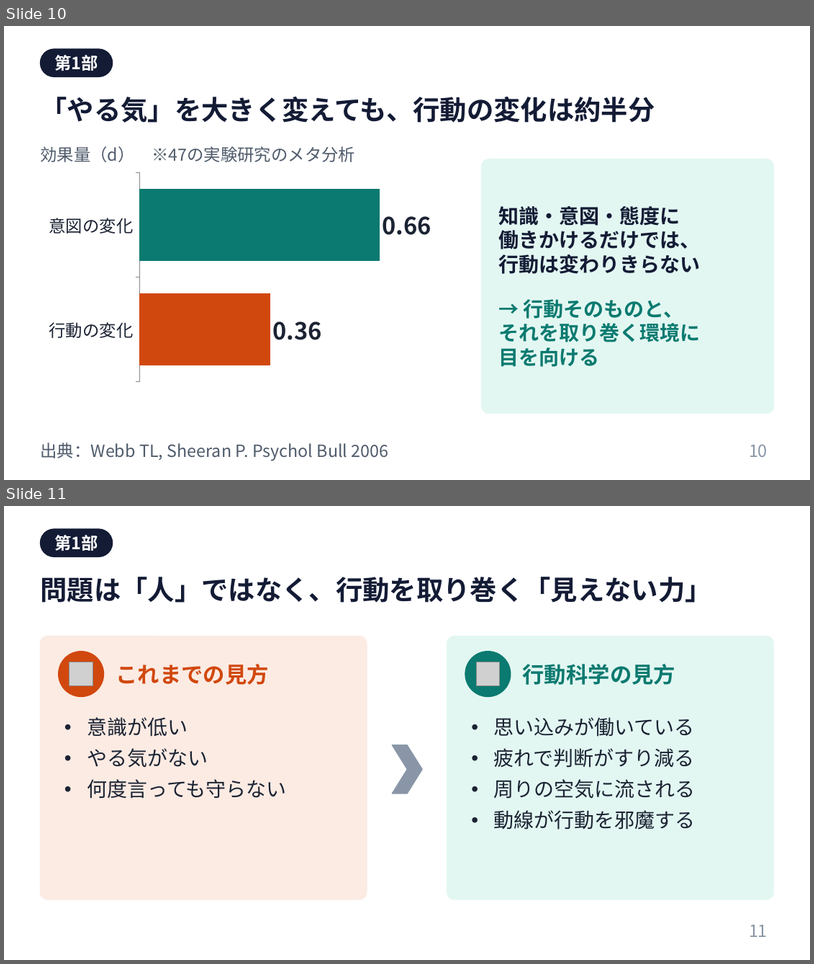
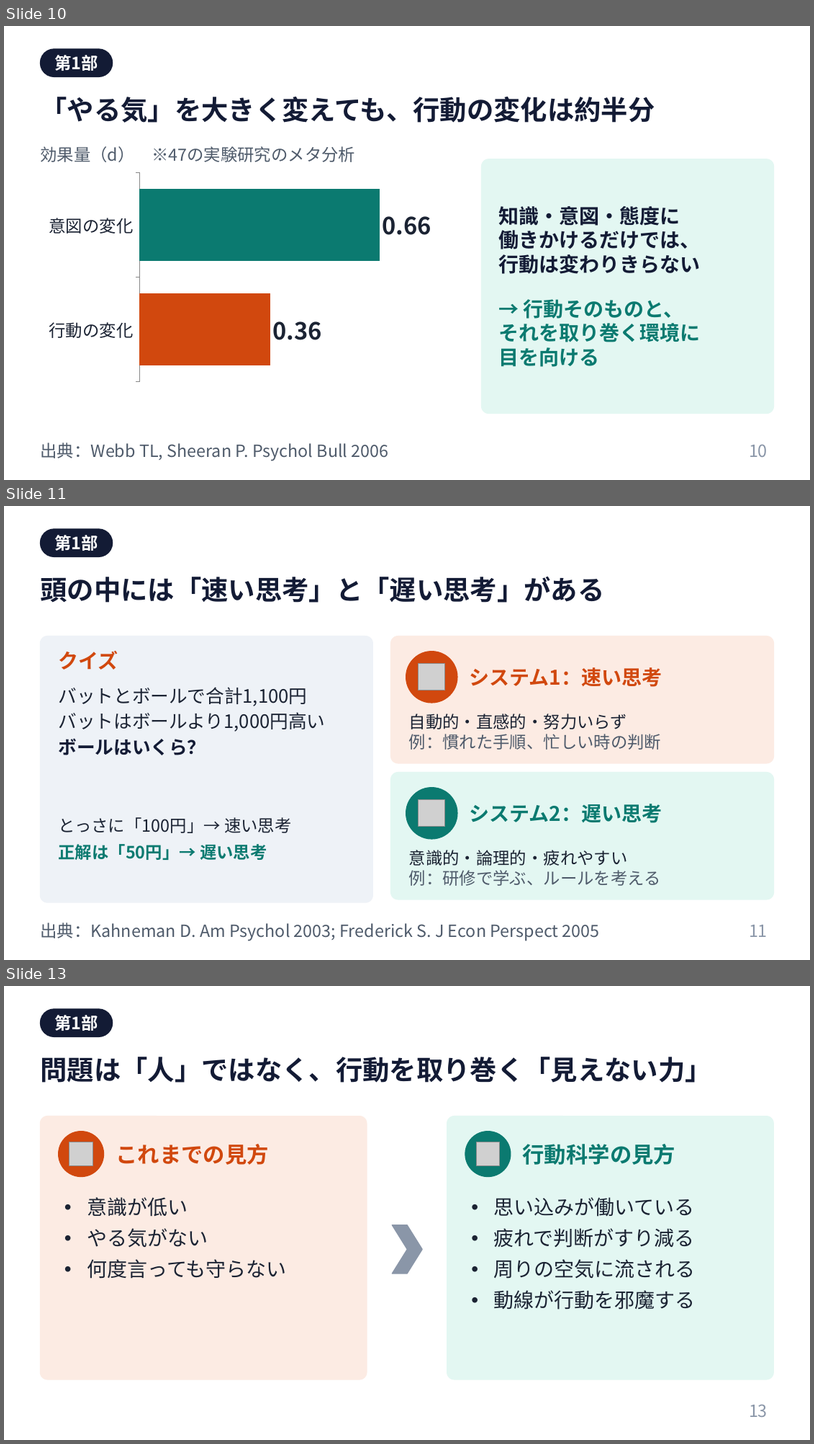
Before and after one commit to nsuzuki88-bit/my-web, a slide deck: lectures/behavioral-science-invisible-enemy/行動科学は感染対策の見えない敵を可視化する.pptx. Shown one above the other, each under a label of ours: slides 10 and 11 before the commit, slides 10, 11 and 13 after it; the slides between them are not shown. The pictures are 814x964 and 814x1444 pixels, drawn with LibreOffice and Linux fonts; fonts in the diff are those of the drawing; grey boxes stand for pictures. Boxes give left, top, right and bottom in pixels: in the first picture for what was removed or moved away, otherwise in the second. Text is boxed around its words. In the diff, an @@ line names an element or a change of style, - is before the commit and + after.

```diff
--- a/lectures/behavioral-science-invisible-enemy/行動科学は感染対策の見えない敵を可視化する.pptx
+++ b/lectures/behavioral-science-invisible-enemy/行動科学は感染対策の見えない敵を可視化する.pptx
@@ slide 11 added at <box>4,506,810,960</box>, background #FFFFFF @@
@@ rounded rectangle added at <box>40,529,112,557</box>, fill #131B35, outline #131B35 1 pt @@
@@ text added at <box>54,535,98,551</box>, 20 pt, text #FFFFFF, bold @@
+第1部
@@ text added at <box>40,577,604,602</box>, 32 pt, text #131B35, bold @@
+頭の中には「速い思考」と「遅い思考」がある
@@ rounded rectangle added at <box>40,636,373,902</box>, fill #EEF2F7, outline #EEF2F7 1 pt @@
@@ text added at <box>59,651,118,669</box>, 24 pt, text #D1480E, bold @@
+クイズ
@@ rounded rectangle added at <box>391,636,774,763</box>, fill #FCEBE3, outline #FCEBE3 1 pt @@
@@ ellipse added at <box>406,651,458,703</box>, fill #D1480E, outline #D1480E 1 pt @@
@@ picture added at <box>419,663,445,690</box> @@
@@ text added at <box>470,667,663,687</box>, 24 pt, text #D1480E, bold @@
+システム1：速い思考
@@ text added at <box>59,687,326,755</box>, 22 pt, text #1B2333 @@
+バットとボールで合計1,100円
+バットはボールより1,000円高い
+ボールはいくら？
@@ text added at <box>409,713,662,749</box>, 20 pt, text #4F5B6B @@
+自動的・直感的・努力いらず
+例：慣れた手順、忙しい時の判断
@@ rounded rectangle added at <box>391,772,774,899</box>, fill #E3F7F2, outline #E3F7F2 1 pt @@
@@ ellipse added at <box>406,788,458,839</box>, fill #0B7A70, outline #0B7A70 1 pt @@
@@ picture added at <box>419,800,445,826</box> @@
@@ text added at <box>470,803,663,823</box>, 24 pt, text #0B7A70, bold @@
+システム2：遅い思考
@@ text added at <box>59,817,291,860</box>, 20 pt, text #1B2333 @@
+とっさに「100円」→ 速い思考
+正解は「50円」→ 遅い思考
@@ text added at <box>409,849,661,885</box>, 20 pt, text #4F5B6B @@
+意識的・論理的・疲れやすい
+例：研修で学ぶ、ルールを考える
@@ text added at <box>40,922,600,941</box>, 20 pt, text #4F5B6B @@
+出典：Kahneman D. Am Psychol 2003; Frederick S. J Econ Perspect 2005
@@ page number added at <box>749,924,768,937</box>, 20 pt, text #8A96A8 @@
+11
@@ what was slide 11 is now slide 13 @@
@@ page number at <box>749,1404,768,1417</box>: text changed @@
-11
+13
```
Also in this commit, not shown: 2 slides changed, 2 other slides added, 2 slides removed, 9 other files.
